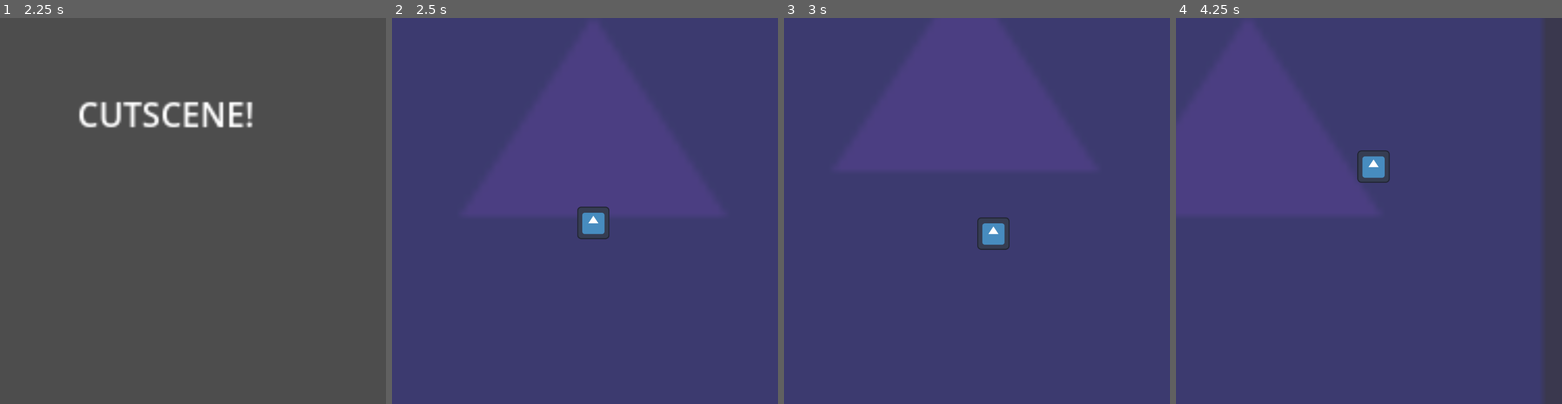
Above: before the commit, frames 1-4 (left to right).
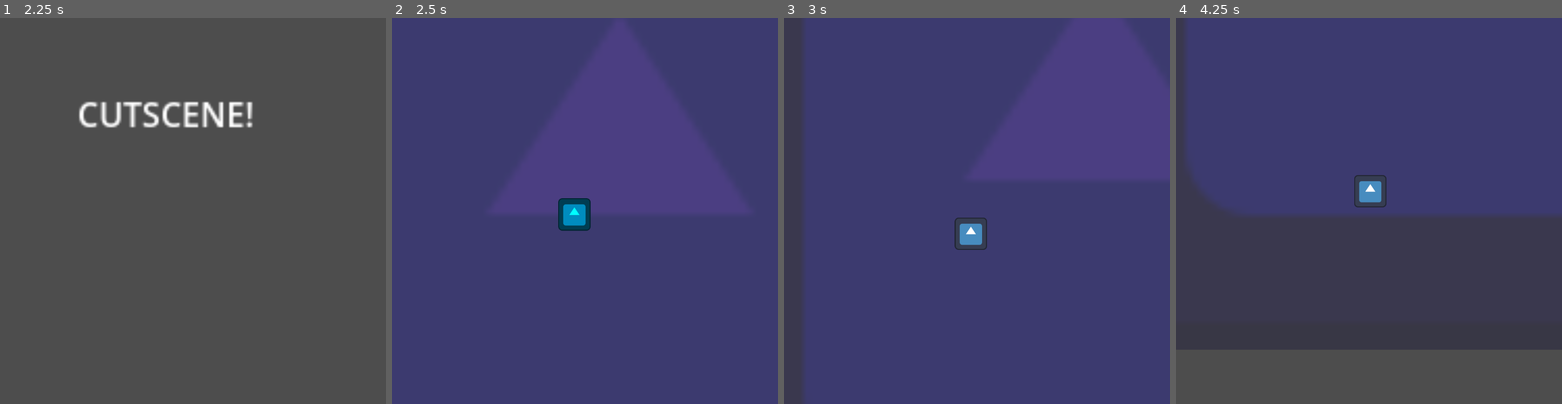
Above: after the commit, the same moments.

Repository: AstusRush/godot-wild-jam-86
Game: Godot game, scene res://Scenes/menu.tscn
The game is run twice, just before and just after one commit, with the same random seed, the same clock (stepped at 60 frames per second) and the same inputs. The engine's default icon, where the game draws it, is replaced by a stand-in: a white triangle on a blue panel in a dark square.
Inputs (mouse positions are in pixels of both pictures, inside the frame that each line leads up to):
- Up to frame 1 (2.25 s): click "BEGIN" at 0.5 s; tap Enter at 1.25 s; move the mouse to (277, 191) at 1.27 s; hold D (MoveRight) 1.28-2.03 s; hold Space (Lunge, bound only after the commit) 1.28-2.03 s; move the mouse to (115, 230) at 2.02 s; hold S (MoveDown) from 2.03 s (still down); tap T (Test) at 2.1 s
- Up to frame 2 (2.5 s): keep holding S (MoveDown); tap Space (Lunge, bound only after the commit) at 2.3 s
- Up to frame 3 (3 s): move the mouse to (1015, 126) at 2.77 s; release S (MoveDown) at 2.78 s; hold D (MoveRight) from 2.78 s (still down); hold Space (Lunge, bound only after the commit) from 2.78 s (still down)
- Up to frame 4 (4.25 s): move the mouse to (1349, 288) at 3.52 s; release D (MoveRight) at 3.53 s; release Space (Lunge, bound only after the commit) at 3.53 s; hold W (MoveUp) from 3.53 s (still down); tap Space (Lunge, bound only after the commit) at 3.6 s

Frame 1 is identical in both runs. In frame 2, 1.2% of the frame differs, in the area x 43-57%, y 46-58%; in frame 3, 5.6%; in frame 4, 52%, in the area x 0-100%, y 0-100%.

Commit message:
Player Movement

Diff:
--- a/Scenes/game.tscn
+++ b/Scenes/game.tscn
@@ -12,6 +12,7 @@
 [node name="Camera2D" type="Camera2D" parent="."]
 script = ExtResource("1_wowpa")
 _mouseOffsetMod = 0.2
+_swaySpeed = 12.0
 
 [node name="Paused" type="Control" parent="Camera2D" node_paths=PackedStringArray("_btnContinue", "_btnRestart", "_btnReturn")]
 process_mode = 3
@@ -156,6 +157,17 @@
 
 [node name="Player" parent="." instance=ExtResource("1_ebmjs")]
 script = ExtResource("2_wrm1d")
+baseAccel = 1000.0
+baseDrag = 1.5
+baseDecel = 3000.0
+jitterSnapThreshold = 50
+maxCounterMod = 5.0
+lungeSpeedMin = 1900
+lungeSpeedMax = 3200
+lungeDrag = 5000
+lungeAccel = 400
+maxLungeCounterMod = 3.5
+maxLungeCharge = 1.5
 
 [node name="Sprite2D" type="Sprite2D" parent="."]
 modulate = Color(0.28235295, 0.11372549, 1, 0.29803923)
--- a/Scripts/GameCamera.gd
+++ b/Scripts/GameCamera.gd
@@ -1,10 +1,17 @@
+class_name GameCamera
 extends Camera2D
 
 var _desiredPos : Vector2
 @export var _mouseOffsetMod : float = 1
 @export var _swaySpeed : float = 5
 
+func _enter_tree():
+	Level.camera=self
+
 func _process(delta):
+	if Level.player.isDead():
+		return
+
 	var mouseOffset = get_global_mouse_position()-position
 	mouseOffset.x=clamp(mouseOffset.x,-get_viewport_rect().size.x/2,get_viewport_rect().size.x/2)
 	mouseOffset.y=clamp(mouseOffset.y,-get_viewport_rect().size.y/2,get_viewport_rect().size.y/2)
@@ -14,3 +21,6 @@
 	_desiredPos+=mouseOffset
 
 	position+=(_desiredPos-position) * _swaySpeed * delta
+
+func getMouseDir():
+	return (get_global_mouse_position()-position).normalized()
--- a/Scripts/Level.gd
+++ b/Scripts/Level.gd
@@ -2,3 +2,4 @@
 extends Node
 
 var player : Player
+var camera : GameCamera
--- a/Scripts/Player.gd
+++ b/Scripts/Player.gd
@@ -4,10 +4,26 @@
 func _enter_tree():
 	Level.player=self
 
-func _physics_process(delta):
-	pass
+var inputAxis=Vector2.ZERO
+var movementAxis=Vector2.ZERO
 
-var inputAxis
+@export var movementSpeed = 500 # max player speed when not using lunge
+@export var baseAccel : float = 500
+@export var baseDrag : float = 100
+@export var baseDecel : float = 500
+@export var jitterSnapThreshold = 10
+@export var maxCounterMod : float = 2 # modifier applied when changing direction
+
+@export var lungeSpeedMin = 1000
+@export var lungeSpeedMax = 2000
+@export var lungeDrag = 1000
+@export var lungeAccel = 200
+@export var maxLungeCounterMod : float = 2
+
+@export var maxLungeCharge : float = 1
+
+var _curLungeCharge = -1
+
 func _process(delta):
 	inputAxis = Vector2.ZERO
 	if Input.is_action_pressed("MoveUp"):
@@ -18,13 +34,93 @@
 		inputAxis+=Vector2.RIGHT
 	if Input.is_action_pressed("MoveLeft"):
 		inputAxis+=Vector2.LEFT
+	movementAxis=inputAxis.normalized()
+
+	if isDead():
+		movementAxis=Vector2.ZERO
+
+	if Input.is_action_pressed("Lunge"):
+		if not isChargingLunge():
+			_lungeBegin()
+	elif Input.is_action_just_released("Lunge"):
+		if isChargingLunge():
+			_lungeRelease()
 
 
 	if Input.is_action_just_pressed("Test"):
 		die()
 
-	linear_velocity=inputAxis*500
+	modulate.r=1 if not isLunging() else 0
 
+
+func _physics_process(delta):
+	var finalStep = Vector2.ZERO
+	var mag : int = floori(linear_velocity.length()) # must be int to prevent floating point imprecision problem
+
+	# default movement mode
+	if movementSpeed >= mag:
+		var dragStep = -linear_velocity * baseDrag * delta
+		finalStep+=dragStep
+
+		if movementAxis==Vector2.ZERO:
+			var decelStep = -linear_velocity.normalized() * baseDecel * delta
+			finalStep+=decelStep
+		else:
+			var accelStep = movementAxis * baseAccel * delta
+			# calculate modifier for switching directions
+			var dot = (linear_velocity.normalized()).dot(movementAxis)
+			dot = 1.0-((dot+1)/2.0)
+			accelStep *= lerp(1.0,maxCounterMod, dot)
+			finalStep+=accelStep
+
+		linear_velocity += finalStep
+		# magnitude of new linear_velocity shouldn't go above movementSpeed
+		linear_velocity = linear_velocity.normalized()*min(linear_velocity.length(), movementSpeed)
+		if linear_velocity.length() < jitterSnapThreshold and  movementAxis==Vector2.ZERO : #should prevent jitter
+			linear_velocity=Vector2.ZERO
+
+	# lunge movement mode
+	else:
+		finalStep += -linear_velocity.normalized()*lungeDrag*delta
+
+		# accelStep should only slightly affect the trajectory
+		var accelStep = movementAxis * lungeAccel * delta
+		# calculate modifier for switching directions
+		var dot = (linear_velocity.normalized()).dot(movementAxis)
+		dot = 1.0-((dot+1)/2.0)
+		accelStep *= lerp(1.0,maxLungeCounterMod, dot)
+
+		finalStep += accelStep
+
+		linear_velocity += finalStep
+
+
+
+	if isChargingLunge():
+		var oldCharge = _curLungeCharge
+		_curLungeCharge=min(_curLungeCharge+delta,maxLungeCharge)
+		if oldCharge < maxLungeCharge and _curLungeCharge == maxLungeCharge:
+			EV_LungeFullyCharged.emit()
+
+func _lungeBegin():
+	_curLungeCharge=0
+	EV_LungeBegin.emit()
+func _lungeRelease():
+	var finalSpeed = lerp(lungeSpeedMin, lungeSpeedMax, calcChargeP())
+	linear_velocity = Level.camera.getMouseDir() * finalSpeed
+	EV_LungeRelease.emit()
+	_curLungeCharge=-1 # reset charge state to not charging
+
+func isChargingLunge():
+	return _curLungeCharge >= 0
+func calcChargeP():
+	return _curLungeCharge/maxLungeCharge
+func isLunging():
+	return movementSpeed < floori(linear_velocity.length())
+
+signal EV_LungeFullyCharged
+signal EV_LungeBegin
+signal EV_LungeRelease
 
 signal EV_death
 var _dead = false
--- a/project.godot
+++ b/project.godot
@@ -60,6 +60,16 @@
 "events": [Object(InputEventKey,"resource_local_to_scene":false,"resource_name":"","device":-1,"window_id":0,"alt_press …(192 unchanged characters)…
 ]
 }
+Lunge={
+"deadzone": 0.2,
+"events": [Object(InputEventKey,"resource_local_to_scene":false,"resource_name":"","device":-1,"window_id":0,"alt_pressed":false,"shift_pressed":false,"ctrl_pressed":false,"meta_pressed":false,"pressed":false,"keycode":0,"physical_keycode":32,"key_label":0,"unicode":32,"location":0,"echo":false,"script":null)
+, Object(InputEventMouseButton,"resource_local_to_scene":false,"resource_name":"","device":-1,"window_id":0,"alt_pressed":false,"shift_pressed":false,"ctrl_pressed":false,"meta_pressed":false,"button_mask":1,"position":Vector2(236, 35),"global_position":Vector2(255, 131),"factor":1.0,"button_index":1,"canceled":false,"pressed":true,"double_click":false,"script":null)
+]
+}
+
+[physics]
+
+2d/default_linear_damp=0.0
 
 [rendering]
 
